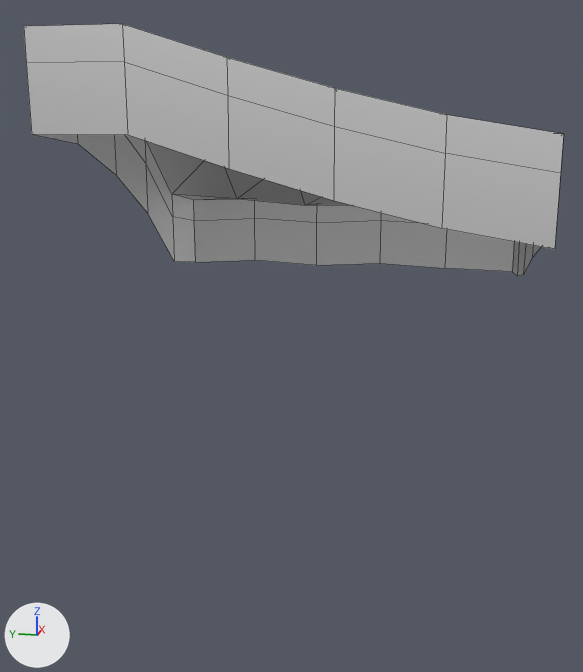
A saved change to the FBX model ZombieSurvival/Assets/polyperfect/Low Poly Ultimate Pack/T/- Meshes_T/Terrains_T/Worlds_T/SteepSlopeTwo.fbx.
Camera for both pictures: a 50 mm camera at (-60.2, -9.7, -0.2) aimed at (-0.5, 2.3, -15.1). The axes (+X, +Y, +Z) are drawn at lower left. The lights are the same throughout. Mesh edges are drawn as thin lines. Where no turn or scale is listed for an object, it has been applied to the vertices.

The first picture shows 'steepSlope2'.
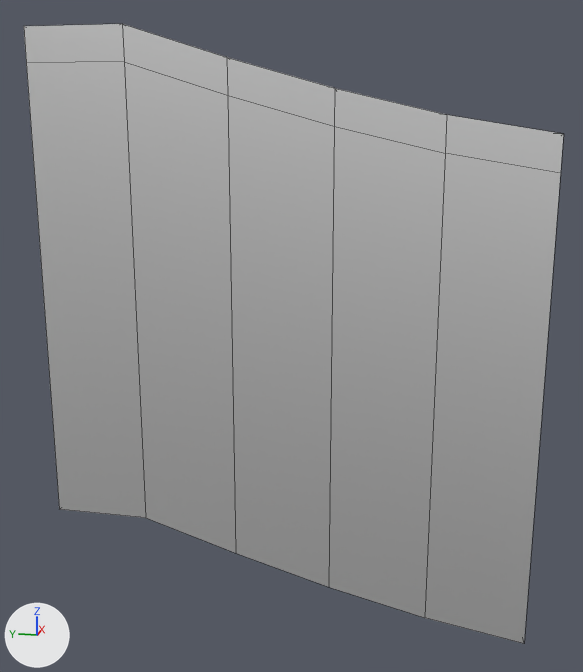
Location of each change, [x1, y1, x2, y2] in pixels of the pictures (583 x 672 px; the box of a moved part takes in the faces that stretch with it):
'steepSlope2', reshaped (145% taller)
    before: [24, 24, 564, 276]
    after: [24, 24, 564, 643]
part 1 of me_terrain_world_hill2_002, moved or reshaped
    before: [30, 108, 555, 276]
    after: [30, 108, 555, 643]

What changed in the scene script:
```text
Change me_terrain_world_hill2_002:
    where me_terrain_world_hill2_002.from_pydata(...)  # 76 vertices, 90 faces; spans x -15.0..15.0, y -15.0..15.0, z -12.0..6.0
    used by ob_steepslope2; location = (0.0, 0.0, 0.0)
    before: 56 (15.0, 3.0, -12.0) at pixel (316, 265), 57 (15.0, -3.0, -11.6) at pixel (379, 263), 58 (15.0, 15.0, -12.0) at pixel (195, 262), 59 (-15.0, -15.0, -6.0) at pixel (554, 249), 60 (-15.0, 9.0, 0.0) at pixel (127, 134)
    before: 61 (-15.0, 3.0, -1.9) at pixel (228, 168), 62 (-15.0, -3.0, -3.6) at pixel (333, 200), 63 (-15.0, -9.0, -5.0) at pixel (441, 228), 64 (-9.0, -15.0, -6.6), 65 (-3.0, -15.0, -8.2) at pixel (532, 257)
    before: 66 (3.0, -15.0, -10.3) at pixel (523, 274), 67 (9.0, -15.0, -11.4) at pixel (517, 276), 68 (-15.0, 15.0, 0.0) at pixel (31, 134), 69 (9.0, 15.0, -11.1) at pixel (174, 261), 70 (3.0, 15.0, -6.2) at pixel (147, 213)
    before: 71 (-3.0, 15.0, -2.9) at pixel (116, 175), 72 (-9.0, 15.0, -0.6) at pixel (77, 143), 73 (15.0, -15.0, -12.0) at pixel (512, 271), 74 (15.0, 9.0, -11.6) at pixel (254, 260), 75 (15.0, -9.0, -11.9) at pixel (444, 268)
    me_terrain_world_hill2_002 part 1
    add for i in [*range(56, 76)]: me_terrain_world_hill2_002.vertices[i].co += Vector((0.0, 0.0, -24.0))
```
